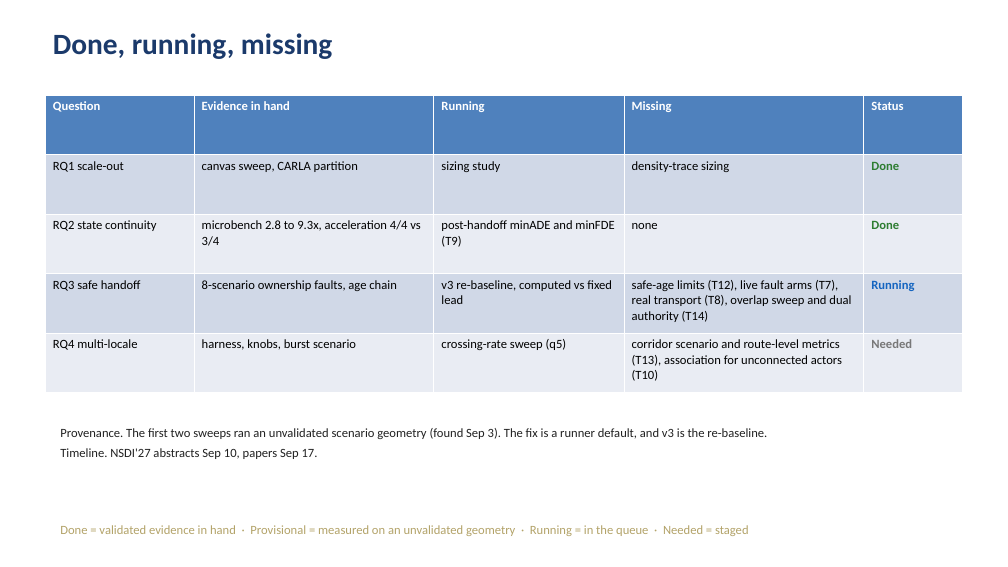
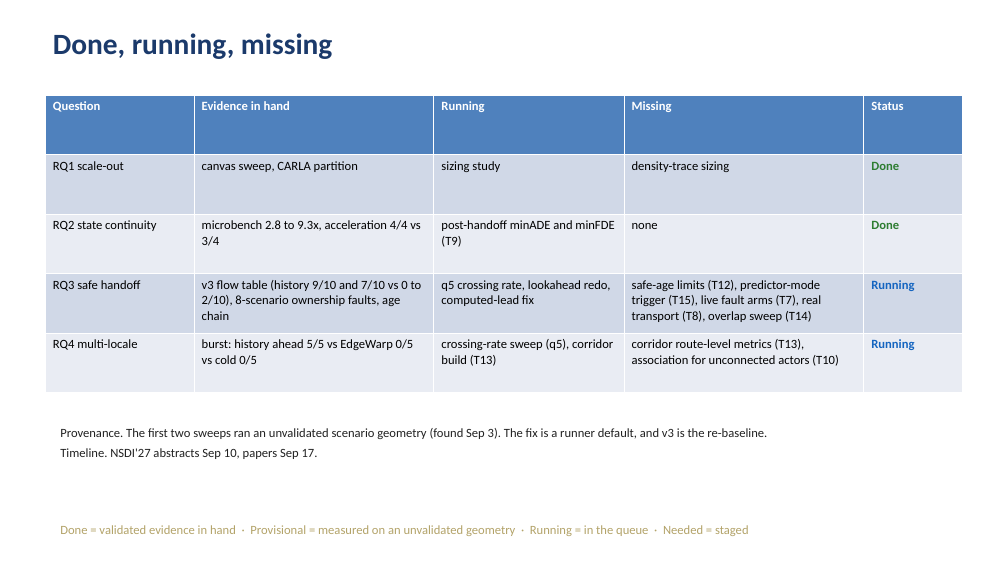
Before and after one commit to tlandle/eCAV, a slide deck: slide 20 of docs/kb/decks/khonsu_story_2026-09-04.pptx. Drawn at 1008x567 pixels with LibreOffice and Linux fonts; fonts in the diff are those of the drawing. Boxes give left, top, right and bottom in pixels: in the first picture for what was removed or moved away, otherwise in the second. Text is boxed around its words. In the diff, an @@ line names an element or a change of style, - is before the commit and + after.

Commit message:
KB deck baseline updated

```diff
--- a/docs/kb/decks/khonsu_story_2026-09-04.pptx
+++ b/docs/kb/decks/khonsu_story_2026-09-04.pptx
@@ table at [45,95,963,393] @@
-row 4: RQ3 safe handoff | 8-scenario ownership faults, age chain | v3 re-baseline, computed vs fixed lead | safe-age limits (T12), live fault arms (T7), real transport (T8), overlap sweep and dual authority (T14) | Running
+row 4: RQ3 safe handoff | v3 flow table (history 9/10 and 7/10 vs 0 to 2/10), 8-scenario ownership faults, age chain | q5 crossing rate, lookahead redo, computed-lead fix | safe-age limits (T12), predictor-mode trigger (T15), live fault arms (T7), real transport (T8), overlap sweep (T14) | Running
-row 5: RQ4 multi-locale | harness, knobs, burst scenario | crossing-rate sweep (q5) | corridor scenario and route-level metrics (T13), association for unconnected actors (T10) | Needed
+row 5: RQ4 multi-locale | burst: history ahead 5/5 vs EdgeWarp 0/5 vs cold 0/5 | crossing-rate sweep (q5), corridor build (T13) | corridor route-level metrics (T13), association for unconnected actors (T10) | Running
```
Also in this commit, not shown: 3 other slides changed.
